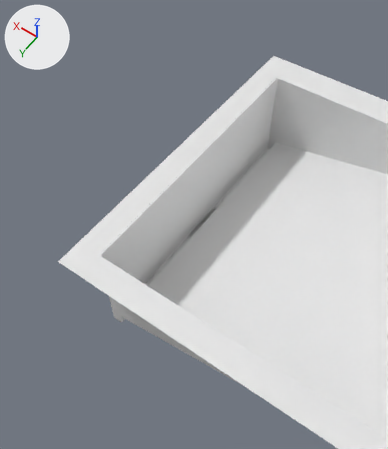
The glTF model public/models-new/UB-04-LR.glb: old version first, new version second.
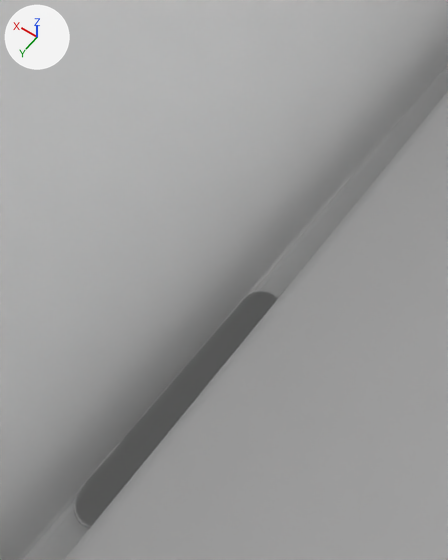
Old and new are each drawn whole from a 50 mm camera at (0.023, 0.43, 0.661) aimed at (0.323, 0.01, 0.002) and again close up from a 50 mm camera at (0.267, 0.05, 0.131) aimed at (0.317, -0.021, 0.02). Every picture has the same lights, and +X, +Y and +Z are marked at upper left. The first two pictures are the older version. Where no turn or scale is listed for an object, it has been applied to the vertices.

Objects in the first close-up: 'Sink', 'drain cap'.
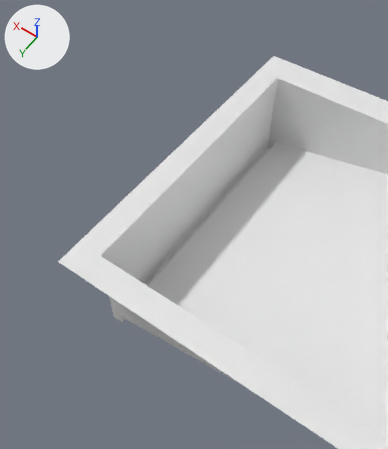
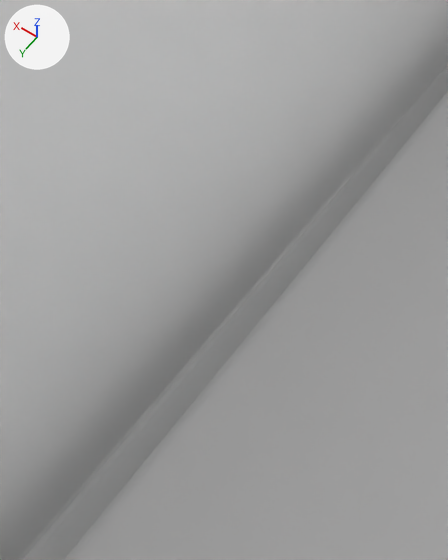
Boxes [x1, y1, x2, y2] around the edits, measured in the close-ups (448 x 560 px):
'drain cap', deleted: before [74, 291, 278, 529]

What the commit changed:
Object 'drain cap' (ob_drain_cap) is deleted.
